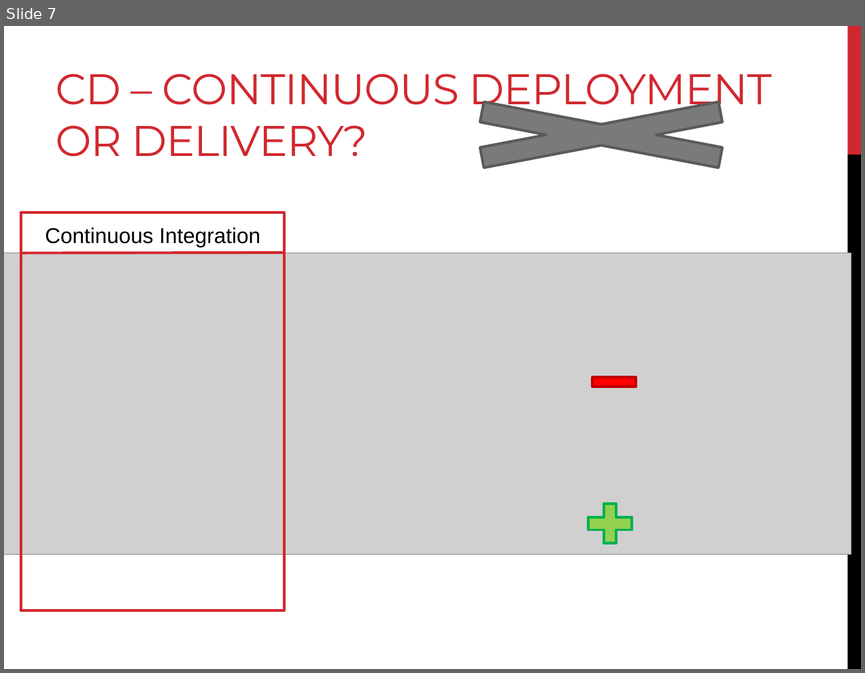
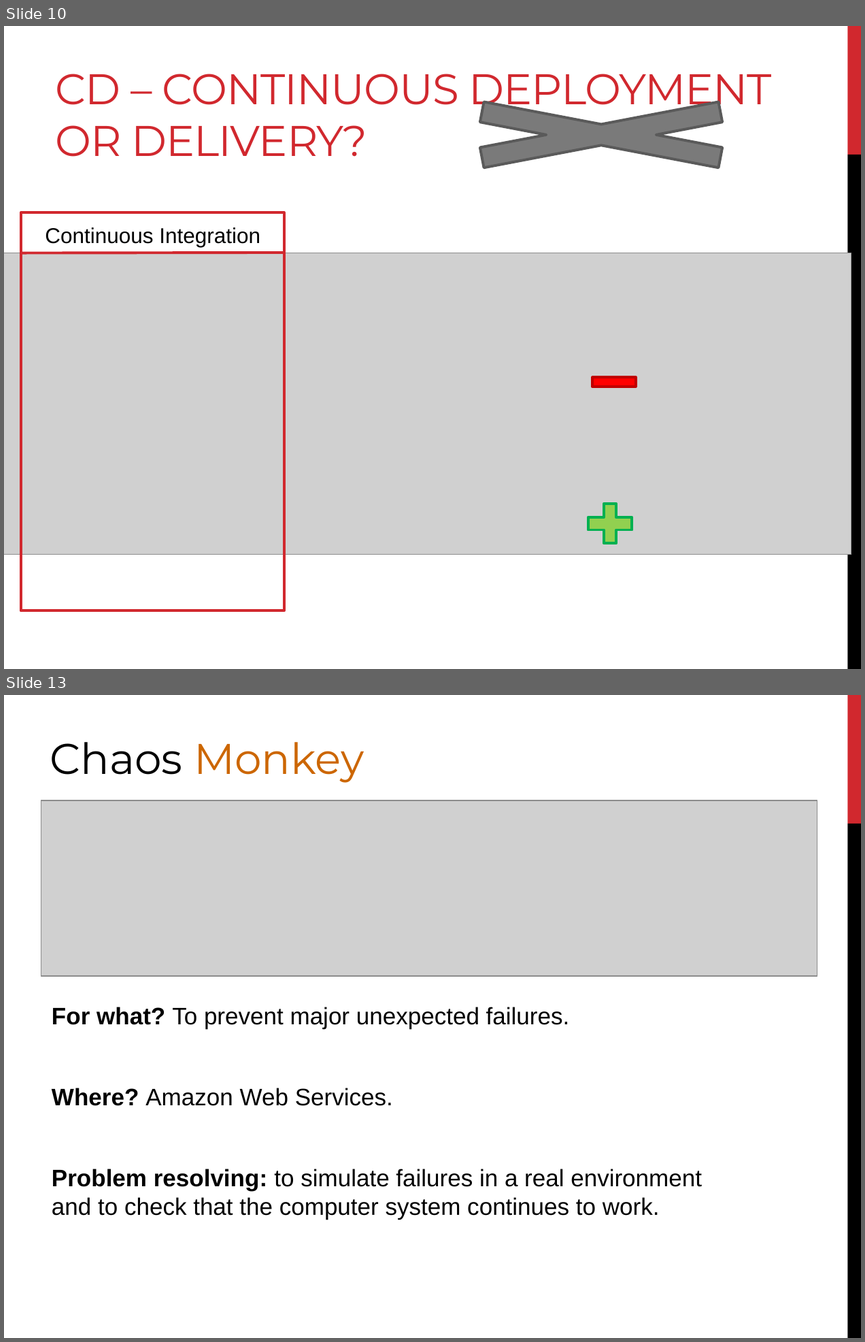
Before and after one commit to tarasiscom/Lv-273, a slide deck: education/Continious Integration&Deployment.pptx. Shown one above the other, each under a label of ours: slide 7 before the commit, slides 10 and 13 after it; the slides between them are not shown. The pictures are 865x673 and 865x1342 pixels, drawn with LibreOffice and Linux fonts; fonts in the diff are those of the drawing; grey boxes stand for pictures. Boxes give left, top, right and bottom in pixels: in the first picture for what was removed or moved away, otherwise in the second. Text is boxed around its words. In the diff, an @@ line names an element or a change of style, - is before the commit and + after.

```diff
--- a/education/Continious Integration&Deployment.pptx
+++ b/education/Continious Integration&Deployment.pptx
@@ slide 13 added at (x1=4, y1=695, x2=861, y2=1338), background #FFFFFF; not listed: 2 template elements that a slide beside it also shows @@
@@ title added at (x1=50, y1=742, x2=364, y2=783), 36 pt, text #CC6600 @@
+Chaos Monkey
@@ picture added at (x1=41, y1=800, x2=817, y2=976) @@
@@ text added at (x1=52, y1=1006, x2=702, y2=1219), 20 pt, text #000000 @@
+For what? To prevent major unexpected failures.
+Where? Amazon Web Services.
+Problem resolving: to simulate failures in a real environment and to check that the computer system continues to work.
@@ what was slide 7 is now slide 10 @@
```
Also in this commit, not shown: 2 slides changed, 6 other slides added.
